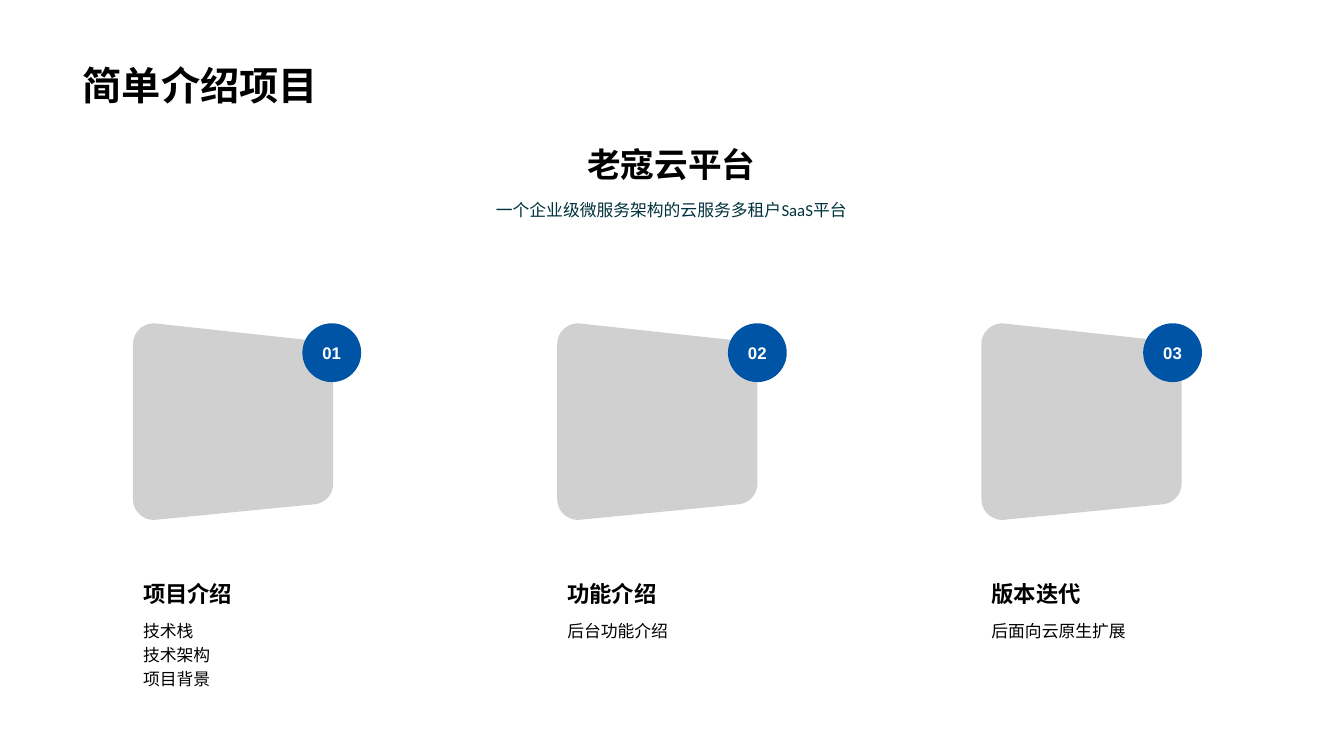
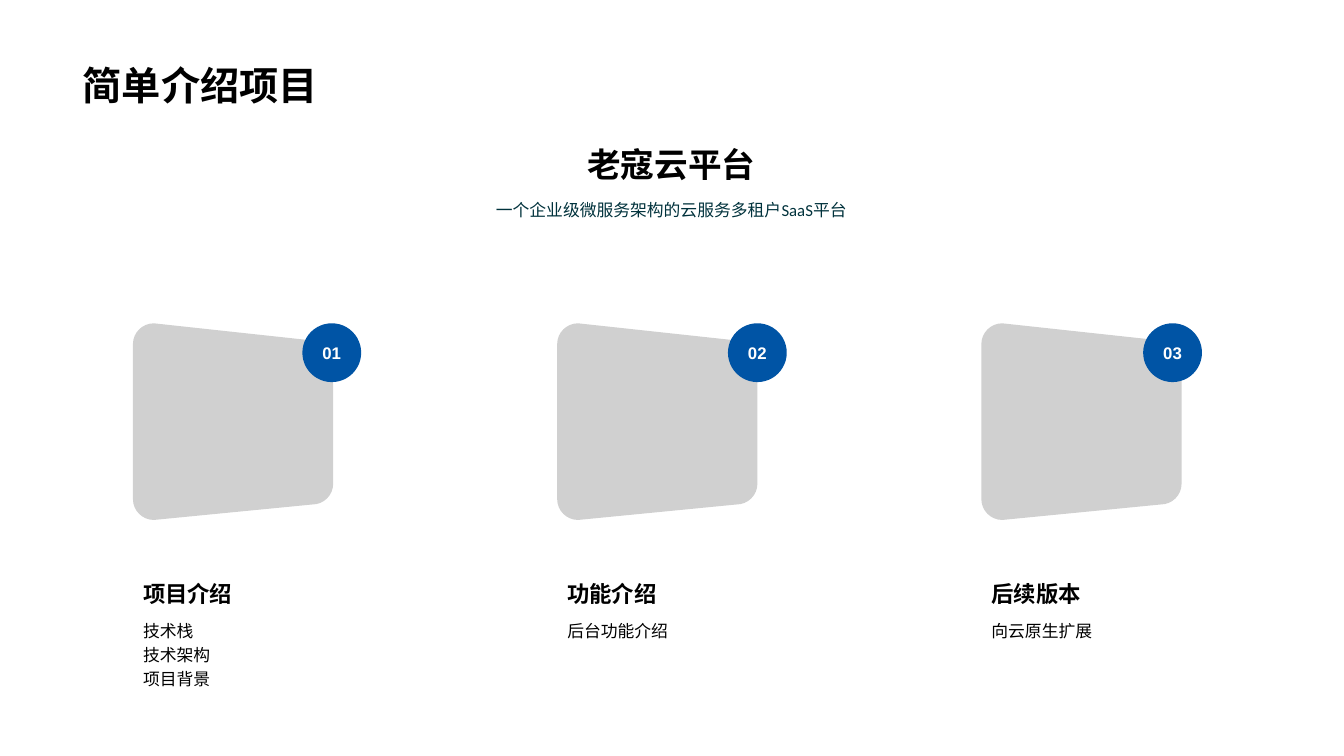
Before and after one commit to KouShenhai/KCloud-Platform-IoT, a slide deck: slide 13 of 老寇云平台-项目运行讲解.pptx. Drawn at 1344x756 pixels with LibreOffice and Linux fonts; fonts in the diff are those of the drawing; grey boxes stand for pictures; background and template pictures are left out. Boxes give left, top, right and bottom in pixels: in the first picture for what was removed or moved away, otherwise in the second. Text is boxed around its words. In the diff, an @@ line names an element or a change of style, - is before the commit and + after.

Commit message:
feat：提交项目运行讲解ppt

```diff
--- a/老寇云平台-项目运行讲解.pptx
+++ b/老寇云平台-项目运行讲解.pptx
@@ text at bbox=[991, 583, 1080, 604]: text changed @@
-版本迭代
+后续版本
@@ text at bbox=[991, 623, 1092, 639]: text changed @@
-后面向云原生扩展
+向云原生扩展
```
